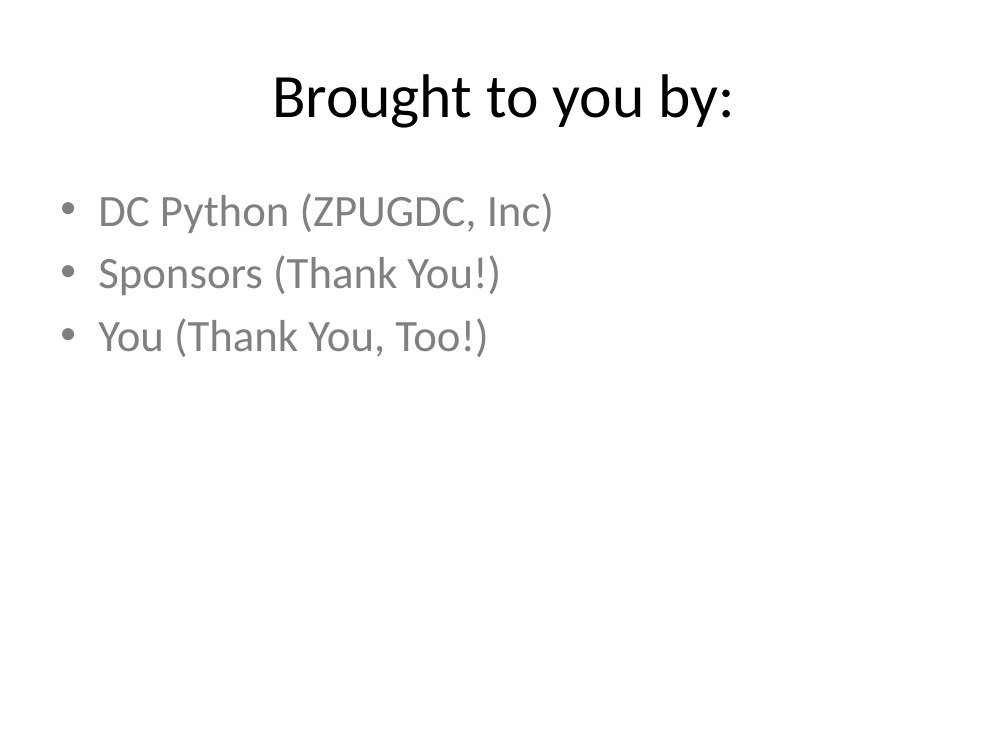
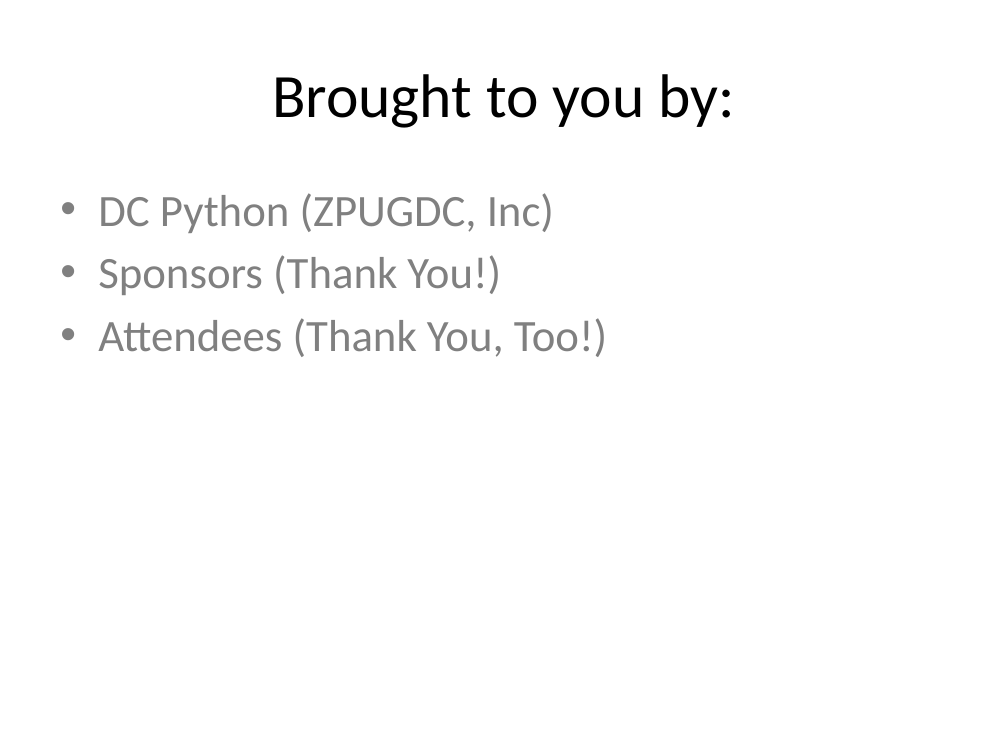
Before and after one commit to DCPython/generic-meetup-slides, a slide deck: slide 8 of DC Python Generic Meetup Slides.pptx (slide 7 before the commit). Drawn at 1008x756 pixels with LibreOffice and Linux fonts; fonts in the diff are those of the drawing. Boxes give left, top, right and bottom in pixels: in the first picture for what was removed or moved away, otherwise in the second. Text is boxed around its words. In the diff, an @@ line names an element or a change of style, - is before the commit and + after.

```diff
--- a/DC Python Generic Meetup Slides.pptx
+++ b/DC Python Generic Meetup Slides.pptx
@@ text at (x1=98, y1=318, x2=607, y2=357): text changed @@
-• You (Thank You, Too!)
+• Attendees (Thank You, Too!)
```
Also in this commit, not shown: 7 other slides changed, 2 slides added.
